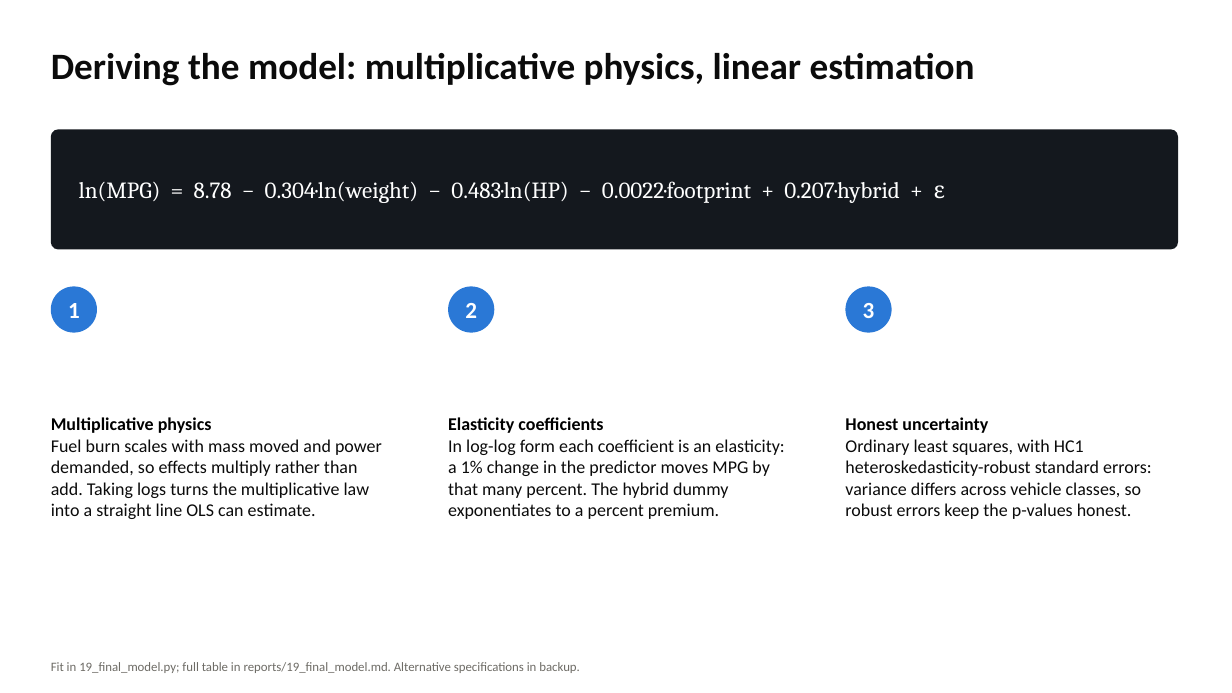
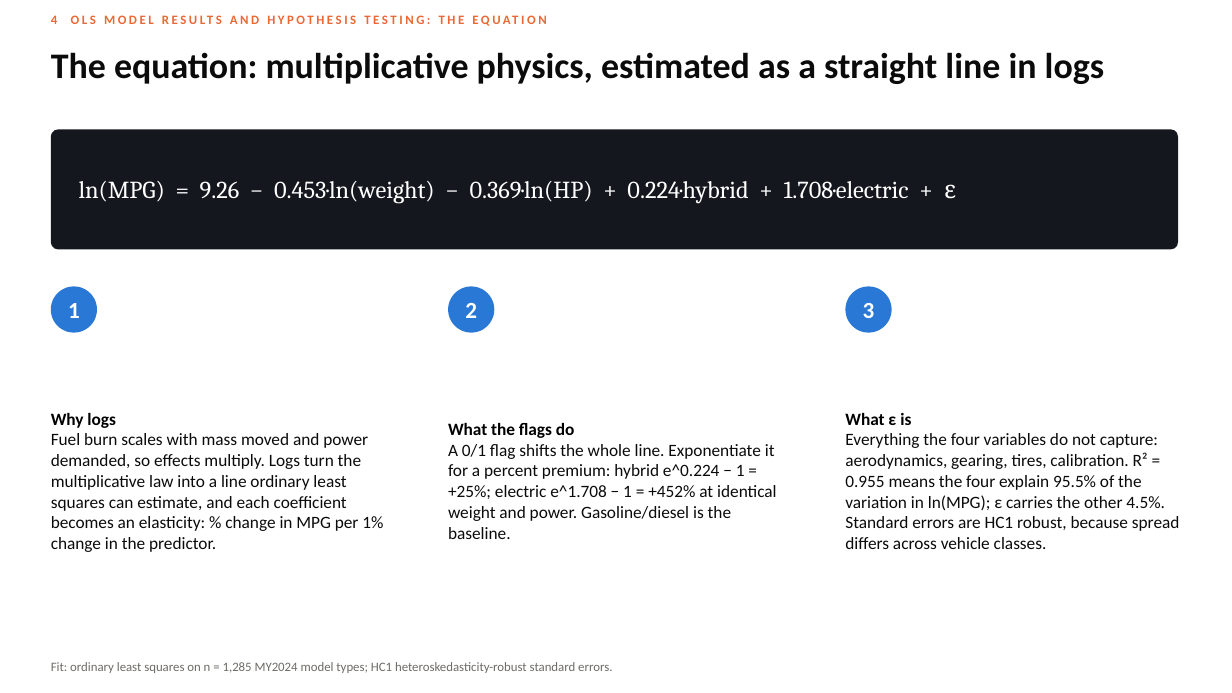
Before and after one commit to SCherwonik/OS3180, a slide deck: slide 12 of MPG Prediction Deck.pptx (slide 8 before the commit). Drawn at 1232x693 pixels with LibreOffice and Linux fonts; fonts in the diff are those of the drawing. Boxes give left, top, right and bottom in pixels: in the first picture for what was removed or moved away, otherwise in the second. Text is boxed around its words. In the diff, an @@ line names an element or a change of style, - is before the commit and + after.

```diff
--- a/MPG Prediction Deck.pptx
+++ b/MPG Prediction Deck.pptx
@@ text added at [51, 15, 57, 24], 10 pt, text #EB6834, bold @@
+4 OLS MODEL RESULTS AND HYPOTHESIS TESTING: THE EQUATION
@@ text at [51, 52, 1104, 84]: text changed; size 29 to 28 pt @@
-Deriving the model: multiplicative physics, linear estimation
+The equation: multiplicative physics, estimated as a straight line in logs
@@ text at [79, 181, 956, 204]: text changed; size 18 to 19 pt @@
-ln(MPG) = 8.78 − 0.304·ln(weight) − 0.483·ln(HP) − 0.0022·footprint + 0.207·hybrid + ε
+ln(MPG) = 9.26 − 0.453·ln(weight) − 0.369·ln(HP) + 0.224·hybrid + 1.708·electric + ε
@@ text at [51, 413, 383, 552]: text changed; size 14 to 13.5 pt @@
-Multiplicative physics
-Fuel burn scales with mass moved and power demanded, so effects multiply rather than add. Taking logs turns the multiplicative law into a straight line OLS can estimate.
+Why logs
+Fuel burn scales with mass moved and power demanded, so effects multiply. Logs turn the multiplicative law into a line ordinary least squares can estimate, and each coefficient becomes an elasticity: % change in MPG per 1% change in the predictor.
@@ text removed at [448, 417, 784, 519] @@
-Elasticity coefficients
-In log-log form each coefficient is an elasticity: a 1% change in the predictor moves MPG by that many percent. The hybrid dummy exponentiates to a percent premium.
@@ text removed at [845, 417, 1151, 519] @@
-Honest uncertainty
-Ordinary least squares, with HC1 heteroskedasticity-robust standard errors: variance differs across vehicle classes, so robust errors keep the p-values honest.
@@ text added at [845, 413, 1180, 549], 13.5 pt, text #0B0B0B @@
+What ε is
+Everything the four variables do not capture: aerodynamics, gearing, tires, calibration. R² = 0.955 means the four explain 95.5% of the variation in ln(MPG); ε carries the other 4.5%. Standard errors are HC1 robust, because spread differs across vehicle classes.
@@ text added at [448, 423, 776, 539], 13.5 pt, text #0B0B0B @@
+What the flags do
+A 0/1 flag shifts the whole line. Exponentiate it for a percent premium: hybrid e^0.224 − 1 = +25%; electric e^1.708 − 1 = +452% at identical weight and power. Gasoline/diesel is the baseline.
@@ text at [51, 662, 612, 673]: text changed @@
-Fit in 19_final_model.py; full table in reports/19_final_model.md. Alternative specifications in backup.
+Fit: ordinary least squares on n = 1,285 MY2024 model types; HC1 heteroskedasticity-robust standard errors.
```
Also in this commit, not shown: 18 other slides changed, 15 slides added, 10 slides removed, 23 other files.
